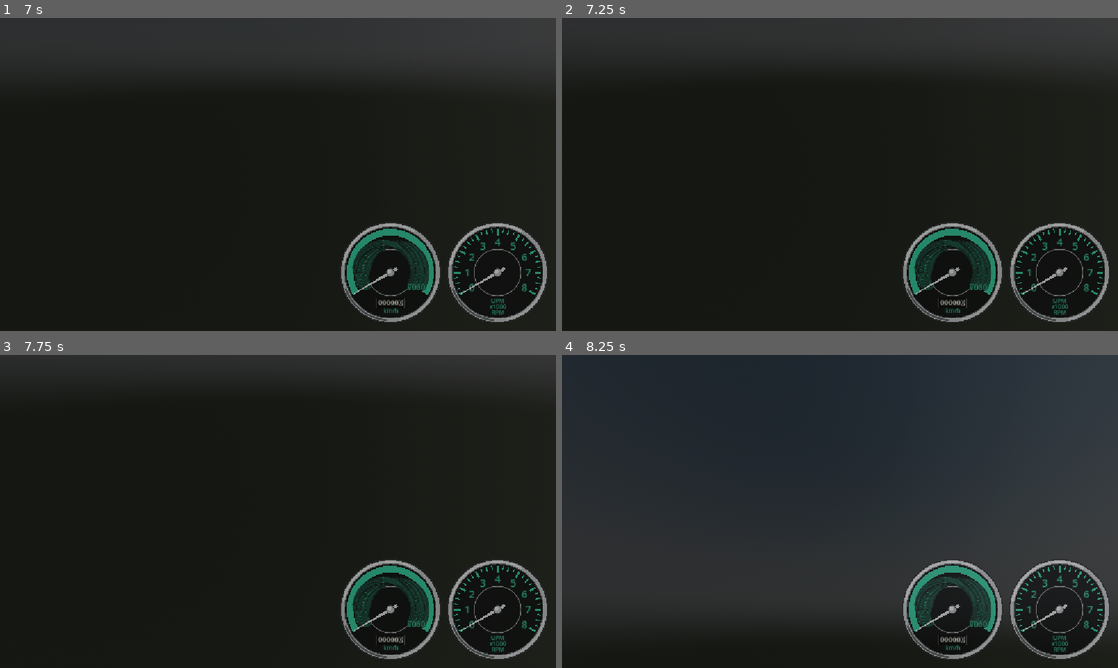
Above: before the commit, frames 1-4 (two rows, left to right).
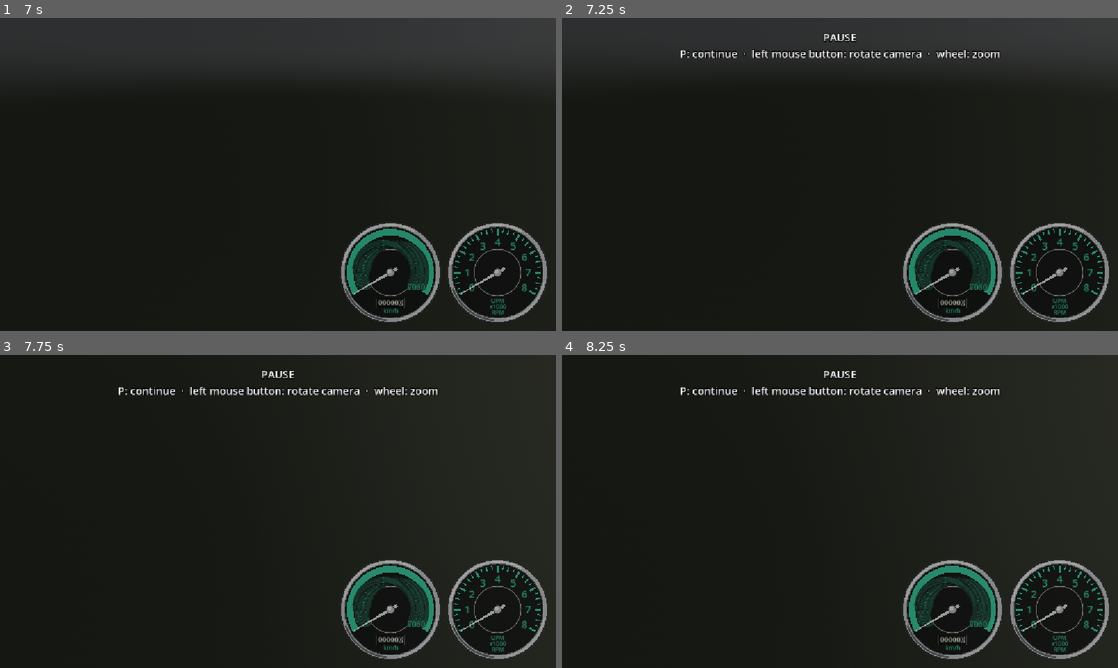
Above: after the commit, the same moments.

Repository: jandohnal/Stuttgart-speed-2026
Game: Godot game, scene res://tests/drive_test.tscn
Two runs of this game, one before a commit and one after it. Both use one fixed random seed, a clock stepped at 60 frames per second and the inputs below. This scene is started directly instead of the project's main scene.
Inputs (mouse positions are in pixels of both pictures, inside the frame that each line leads up to):
- Up to frame 1 (7 s): tap Enter at 0.5, 0.6, 2.1, 3.6, 5.1, 6.6 s; move the mouse to (400, 158) at 0.52 s; hold D (steer_right) 0.53-1.25 s; click (400, 158) at 0.67 s; tap R (reset_car) every 1.5 s from 1.25 to 5.75 s; drag from (166, 190) to (250, 237) at 1.27 s; move the mouse to (333, 105) at 2.02 s; hold D (steer_right) 2.03-2.75 s; click (333, 105) at 2.17 s; drag from (250, 237) to (111, 127) at 2.77 s; move the mouse to (444, 221) at 3.52 s; hold A (steer_left) 3.53-4.25 s; click (444, 221) at 3.67 s; tap Escape (menu) at 4.15 s; drag from (111, 127) to (194, 96) at 4.27 s; move the mouse to (305, 174) at 5.02 s; hold S (brake) 5.03-5.75 s; click (305, 174) at 5.17 s; tap F2 (telemetry) at 5.65 s; drag from (194, 96) to (166, 190) at 5.77 s; move the mouse to (400, 158) at 6.52 s; hold W (accelerate) from 6.53 s (still down); click (400, 158) at 6.67 s
- Up to frame 2 (7.25 s): keep holding W (accelerate); tap P (pause, bound only after the commit) at 7.15 s
- Up to frame 3 (7.75 s): release W (accelerate) at 7.25 s; drag from (166, 527) to (250, 574) at 7.27 s
- Up to frame 4 (8.25 s): tap R (reset_car) at 8 s; move the mouse to (895, 442) at 8.02 s; hold S (brake) from 8.03 s (still down); tap Enter at 8.1 s; click (895, 442) at 8.17 s

Frame 1 is identical in both runs. In frame 2, 0.9% of the frame differs, in the area x 21-79%, y 4-13%; in frame 3, 1.4%; in frame 4, 73%, in the area x 0-100%, y 0-82%.

Commit message:
tuning

Diff:
--- a/game/scripts/follow_camera.gd
+++ b/game/scripts/follow_camera.gd
@@ -1,21 +1,69 @@
+class_name FollowCamera
 extends Camera3D
-## Chase camera behind the car (car front is -Z).
+## Chase camera behind the car (car front is -Z). While the game is paused it orbits the car:
+## drag with the left mouse button to rotate, mouse wheel to zoom.
 
 @export var target_path: NodePath
 @export var distance := 6.0
 @export var height := 2.4
 @export var look_height := 1.0
 @export var smoothing := 6.0
+@export var orbit_sensitivity := 0.005  ## radians per pixel of mouse drag
+@export var orbit_min_distance := 2.5
+@export var orbit_max_distance := 30.0
 
 var target: Node3D
+var _orbiting := false
+var _yaw := 0.0
+var _pitch := 0.0
+var _orbit_distance := 0.0
 
 
 func _ready() -> void:
 	target = get_node_or_null(target_path) as Node3D
+	process_mode = Node.PROCESS_MODE_ALWAYS  # orbits while the tree is paused
+
+
+## Free orbit around the car (pause), starting from where the chase camera is now.
+func set_orbit(on: bool) -> void:
+	_orbiting = on and target != null
+	if not _orbiting:
+		return
+	var offset := global_position - _orbit_center()
+	_orbit_distance = clampf(offset.length(), orbit_min_distance, orbit_max_distance)
+	_yaw = atan2(offset.x, offset.z)
+	_pitch = asin(clampf(offset.y / maxf(offset.length(), 0.001), -1.0, 1.0))
+
+
+func _orbit_center() -> Vector3:
+	return target.global_position + Vector3.UP * look_height
+
+
+func _unhandled_input(event: InputEvent) -> void:
+	if not _orbiting:
+		return
+	var motion := event as InputEventMouseMotion
+	if motion != null and motion.button_mask & MOUSE_BUTTON_MASK_LEFT:
+		_yaw -= motion.relative.x * orbit_sensitivity
+		_pitch = clampf(_pitch + motion.relative.y * orbit_sensitivity, -0.2, 1.45)
+	var button := event as InputEventMouseButton
+	if button != null and button.pressed:
+		if button.button_index == MOUSE_BUTTON_WHEEL_UP:
+			_orbit_distance = maxf(_orbit_distance * 0.9, orbit_min_distance)
+		elif button.button_index == MOUSE_BUTTON_WHEEL_DOWN:
+			_orbit_distance = minf(_orbit_distance / 0.9, orbit_max_distance)
+
+
+func _process(_delta: float) -> void:
+	if not _orbiting:
+		return
+	var dir := Vector3(sin(_yaw) * cos(_pitch), sin(_pitch), cos(_yaw) * cos(_pitch))
+	global_position = _orbit_center() + dir * _orbit_distance
+	look_at(_orbit_center())
 
 
 func _physics_process(delta: float) -> void:
-	if target == null:
+	if target == null or _orbiting or get_tree().paused:
 		return
 	var xf := target.global_transform
 	var back := Vector3(xf.basis.z.x, 0.0, xf.basis.z.z).normalized()
--- a/game/scripts/main.gd
+++ b/game/scripts/main.gd
@@ -213,6 +213,7 @@
 	"repair": [KEY_F5],
 	"fullscreen": [KEY_F11],
 	"menu": [KEY_ESCAPE],
+	"pause": [KEY_P],
 }
 const LOG_FIELDS := ["time", "speed_kmh", "rpm", "gear", "throttle", "brake", "steer_deg", "lat_g", "long_g",
 	"engine_nm", "load_f", "load_r", "slip_fl", "slip_fr", "slip_rl", "slip_rr",
@@ -236,10 +237,18 @@
 var car_style := 0  ## [styleN] of the car's model in use (CarStyle), 0 = model without styles
 var _log: FileAccess
 var _log_time := 0.0
+var _pause_label := Label.new()
 
 
 func _ready() -> void:
+	# Main handles the pause key while the tree is paused; everything under it pauses except the
+	# camera (orbits the car) and the pause label.
+	process_mode = Node.PROCESS_MODE_ALWAYS
+	for child in get_children():
+		_make_pausable(child)
+	child_entered_tree.connect(_make_pausable)
 	_setup_input()
+	_setup_pause_label()
 	_apply_options()
 	# The HUD scales with the window: project setting display/window/stretch (canvas_items).
 	GameSettings.go_fullscreen()
@@ -251,7 +260,7 @@
 	var folder := "GameData/Track/%s/" % track_name
 	var track := OriginalAssets.load_gltf(folder + track_name + ".gltf")
 	if track != null:
-		Materials.setup_track(track)
+		Materials.setup_track(track, folder + track_name + ".gltf")
 		add_child(track)
 		_add_track_collision(track)
 		var objects: Variant = OriginalAssets.load_json(folder + track_name + "_objects.json")
@@ -471,6 +480,27 @@
 			InputMap.action_add_event(action, event)
 
 
+func _make_pausable(child: Node) -> void:
+	if child.process_mode == Node.PROCESS_MODE_INHERIT:
+		child.process_mode = Node.PROCESS_MODE_PAUSABLE
+
+
+func _setup_pause_label() -> void:
+	var layer := CanvasLayer.new()
+	layer.process_mode = Node.PROCESS_MODE_ALWAYS
+	layer.layer = 10
+	add_child(layer)
+	_pause_label.text = "PAUSE\nP: continue  ·  left mouse button: rotate camera  ·  wheel: zoom"
+	_pause_label.horizontal_alignment = HORIZONTAL_ALIGNMENT_CENTER
+	_pause_label.set_anchors_and_offsets_preset(Control.PRESET_CENTER_TOP, Control.PRESET_MODE_MINSIZE, 24)
+	_pause_label.grow_horizontal = Control.GROW_DIRECTION_BOTH
+	_pause_label.add_theme_font_size_override("font_size", 22)
+	_pause_label.add_theme_constant_override("outline_size", 6)
+	_pause_label.add_theme_color_override("font_outline_color", Color.BLACK)
+	_pause_label.visible = false
+	layer.add_child(_pause_label)
+
+
 func _add_track_collision(track: Node3D) -> void:
 	for group: String in SOLID_GROUPS:
 		var node := track.find_child(group, true, false)
@@ -546,8 +576,13 @@
 
 
 func _unhandled_input(event: InputEvent) -> void:
-	if event.is_action_pressed("menu"):
+	if event.is_action_pressed("pause"):
+		_set_paused(not get_tree().paused)
+	elif event.is_action_pressed("menu"):
+		_set_paused(false)
 		_back_to_menu()
+	elif get_tree().paused:
+		return
 	elif event.is_action_pressed("reset_car"):
 		_reset_car(_nearest_slice())
 	elif event.is_action_pressed("telemetry"):
@@ -559,6 +594,13 @@
 		DisplayServer.window_set_mode(DisplayServer.WINDOW_MODE_WINDOWED if full else DisplayServer.WINDOW_MODE_FULLSCREEN)
 
 
+## Pause freezes the simulation, sounds and HUD; the camera then orbits the car with the mouse.
+func _set_paused(on: bool) -> void:
+	get_tree().paused = on
+	($Camera as FollowCamera).set_orbit(on)
+	_pause_label.visible = on
+
+
 func _toggle_log() -> void:
 	if _log != null:
 		_log.close()
@@ -576,7 +618,7 @@
 
 
 func _physics_process(delta: float) -> void:
-	if _log == null or car.telemetry.is_empty():
+	if _log == null or get_tree().paused or car.telemetry.is_empty():
 		return
 	_log_time += delta
 	var row := PackedStringArray()
--- a/game/scripts/materials.gd
+++ b/game/scripts/materials.gd
@@ -299,9 +299,20 @@
 }
 ## The detail darkens on average by about (dark + bright) / 2; the base colour makes up for it.
 const DETAIL_COMPENSATION := 1.1
-
-
-static func setup_track(track: Node3D) -> void:
+## Extra maps made for the original textures, next to the track glTF in advanced/
+## <texture>_<kind>.png (<texture> = the base colour PNG without extension), each one optional.
+## Kinds: normal (OpenGL, +Y up), ambient (occlusion), specular (turned into roughness) and
+## displacement (white = high, parallax). Any size: the maps follow the UVs.
+const ADVANCED_DIR := "advanced"
+## Roughness from the specular map: 1 - SPECULAR_GLOSS * specular (0.5 -> 0.78, 1.0 -> 0.55).
+const SPECULAR_GLOSS := 0.45
+## Parallax depth in hundredths of one texture tile (road tile about 6 m: 0.3 = about 2 cm).
+## Plain parallax: deep parallax looked the same from behind the car and cost 5 FPS more.
+const HEIGHTMAP_SCALE := 0.3
+
+
+## gltf: the track's glTF relative to the data root; its advanced/ maps are added when given.
+static func setup_track(track: Node3D, gltf := "") -> void:
 	if track == null:
 		return
 	var seen := {}
@@ -334,6 +345,83 @@
 		if not seen.has(m):
 			seen[m] = true
 			_prepare(m)
+	if not gltf.is_empty():
+		_add_advanced(seen.keys(), gltf)
+
+
+## Adds the advanced/ maps to the materials; returns how many materials got at least one.
+static func _add_advanced(materials: Array, gltf: String) -> int:
+	var dir := gltf.get_base_dir().path_join(ADVANCED_DIR)
+	if not DirAccess.dir_exists_absolute(OriginalAssets.path(dir)):
+		return 0
+	# The loaded textures have no names: match by material name through the glTF itself.
+	var json: Variant = OriginalAssets.load_json(gltf)
+	if not json is Dictionary:
+		return 0
+	var stems := _texture_stems(json)
+	var cache := {}
+	var count := 0
+	for m: StandardMaterial3D in materials:
+		var stem: String = stems.get(m.resource_name, "")
+		if stem.is_empty():
+			continue
+		var base := dir.path_join(stem)
+		var normal := _advanced_map(base + "_normal.png", cache)
+		var ambient := _advanced_map(base + "_ambient.png", cache)
+		var roughness := _advanced_map(base + "_specular.png", cache)
+		var height := _advanced_map(base + "_displacement.png", cache)
+		if normal != null:
+			m.normal_enabled = true
+			m.normal_texture = normal
+		if ambient != null:
+			m.ao_enabled = true
+			m.ao_texture = ambient
+			m.ao_texture_channel = BaseMaterial3D.TEXTURE_CHANNEL_RED
+		if roughness != null:
+			m.roughness = 1.0
+			m.roughness_texture = roughness
+			m.roughness_texture_channel = BaseMaterial3D.TEXTURE_CHANNEL_RED
+		if height != null:
+			m.heightmap_enabled = true
+			m.heightmap_texture = height
+			m.heightmap_scale = HEIGHTMAP_SCALE
+		if normal != null or ambient != null or roughness != null or height != null:
+			count += 1
+	return count
+
+
+## Material name -> file name (without extension) of its base colour texture.
+static func _texture_stems(gltf: Dictionary) -> Dictionary:
+	var out := {}
+	var textures: Array = gltf.get("textures", [])
+	var images: Array = gltf.get("images", [])
+	for mat: Dictionary in gltf.get("materials", []):
+		var pbr: Dictionary = mat.get("pbrMetallicRoughness", {})
+		if not pbr.has("baseColorTexture"):
+			continue
+		var image: Dictionary = images[int(textures[int(pbr["baseColorTexture"]["index"])]["source"])]
+		out[str(mat.get("name", ""))] = str(image.get("uri", "")).get_file().get_basename()
+	return out
+
+
+## One map from advanced/ (shared between materials through cache), null when the file is missing.
+static func _advanced_map(relative: String, cache: Dictionary) -> Texture2D:
+	if cache.has(relative):
+		return cache[relative]
+	var tex: Texture2D = null
+	var file := OriginalAssets.path(relative)
+	if FileAccess.file_exists(file):
+		var img := Image.load_from_file(file)
+		if img != null:
+			if img.is_compressed():
+				img.decompress()
+			img.convert(Image.FORMAT_RGBA8)
+			if relative.ends_with("_specular.png"):
+				img.adjust_bcs(SPECULAR_GLOSS, -1.0, 1.0)  # 1 - SPECULAR_GLOSS * specular
+			img.generate_mipmaps(relative.ends_with("_normal.png"))
+			tex = ImageTexture.create_from_image(img)
+	cache[relative] = tex
+	return tex
 
 
 static func _materials(node: Node) -> Array[StandardMaterial3D]:
--- a/game/tests/car_orbit_test.gd
+++ b/game/tests/car_orbit_test.gd
@@ -107,7 +107,7 @@
 	var folder := "GameData/Track/%s/" % TRACK
 	var track := OriginalAssets.load_gltf(folder + TRACK + ".gltf")
 	if track != null:
-		Materials.setup_track(track)
+		Materials.setup_track(track, folder + TRACK + ".gltf")
 		add_child(track)
 		var simd := track.find_child("simd", true, false) as Node3D
 		if simd != null:
--- a/game/tests/drive_test.gd
+++ b/game/tests/drive_test.gd
@@ -1,10 +1,14 @@
 extends Node
 ## Headless drive test for the phase 2 prototype:
-##   godot --headless --path game res://tests/drive_test.tscn [-- --track=farmland --car=935race --log-impacts]
+##   godot --headless --path game res://tests/drive_test.tscn [-- --track=farmland --car=935race --log-impacts --time=120 --corner-g=0.9]
 ## Loads the main scene, lets the car settle, then drives flat out along the road (skidpad unless
 ## --track is given; steering towards road slices ahead, braking only for corners ahead that
 ## need more than CORNER_G at the current speed), measures 0-100 km/h, speed after ACCEL_TIME and the
 ## braking distance from 100 km/h, prints a report and quits.
+## Crests: every time all four wheels leave the road it logs the jump (speed, v^2/(R g) of the
+## crest ahead, air time, height above the road, springs at full droop before take-off, bounces),
+## where R is the vertical radius of the road from the slopes of the SimD slices. A ratio above 1
+## means even a perfectly sprung car must leave the road there; below 1 the suspension threw it.
 
 const SETTLE_TIME := 1.5
 const ACCEL_TIME := 40.0
@@ -12,6 +16,7 @@
 const CORNER_G := 0.55  # lateral acceleration the driver plans corners for
 const BRAKE_G := 0.45  # deceleration the driver plans with
 const PLAN_SLICES := 40  # how far ahead the driver looks for corners (~240 m)
+const CREST_WINDOW := 0.5  # s before take-off searched for the crest and the spring extension
 
 var main: Node3D
 var car: Car
@@ -36,6 +41,17 @@
 var odo_start := -1.0  ## car.odometer_m when accelerating starts
 var path_m := 0.0  ## distance travelled by the body since then
 var last_pos := Vector3.ZERO
+var accel_time := ACCEL_TIME
+var ride_height := 0.0  ## body origin above the road after settling, m
+var recent: Array = []  ## [t, crest ratio, all springs at full droop] over the last CREST_WINDOW
+var jump: Dictionary = {}  ## the jump in progress
+var jumps: Array = []
+var light_ticks := 0  ## ticks with under half the weight on the wheels (on the ground)
+var corner_g := CORNER_G
+var crest_ticks := 0  ## ticks on the ground over a crest (v^2/(R g) > 0.2)
+var thrown_ticks := 0  ## of those, ticks with the load over 20 % of the weight below what the crest allows
+var worst_deficit := {"deficit": 0.0}  ## largest (allowed - actual) load share and where
+var max_crest := 0.0  ## highest v^2/(R g) met
 
 
 func _ready() -> void:
@@ -48,6 +64,11 @@
 		car.damage.log_impacts = true
 	car.contact_monitor = true
 	car.max_contacts_reported = 8
+	for arg in OS.get_cmdline_user_args():
+		if arg.begins_with("--time="):
+			accel_time = arg.trim_prefix("--time=").to_float()
+		elif arg.begins_with("--corner-g="):
+			corner_g = arg.trim_prefix("--corner-g=").to_float()
 
 
 func _physics_process(delta: float) -> void:
@@ -77,6 +98,7 @@
 		"settle":
 			if t >= SETTLE_TIME:
 				settle_report = _settle_report()
+				ride_height = _height_above_road()
 				phase = "accelerate"
 				t = 0.0
 		"accelerate":
@@ -84,6 +106,7 @@
 				odo_start = car.odometer_m
 				last_pos = car.global_position
 			_steer_along_road()
+			_track_crests()
 			if prev_rpm >= 0.0:
 				max_rpm_step = maxf(max_rpm_step, absf(car.rpm - prev_rpm))
 			prev_rpm = car.rpm
@@ -110,7 +133,7 @@
 			max_lat_g = maxf(max_lat_g, absf(float(car.telemetry.get("lat_g", 0.0))))
 			if t_100 < 0.0 and speed >= 100.0:
 				t_100 = t
-			if t >= ACCEL_TIME:
+			if t >= accel_time:
 				end_speed = speed
 				Input.action_release("accelerate")
 				Input.action_release("brake")
@@ -148,7 +171,7 @@
 		var step := _v(a["position"]).distance_to(_v(b["position"]))
 		var turn := _v(a["forward"]).angle_to(_v(b["forward"]))
 		if step > 0.01 and turn > 1e-4:
-			var corner := sqrt(CORNER_G * 9.81 * step / turn)  # v^2 = a * radius
+			var corner := sqrt(corner_g * 9.81 * step / turn)  # v^2 = a * radius
 			best = minf(best, sqrt(corner * corner + 2.0 * BRAKE_G * 9.81 * dist))
 		dist += step
 		i = j
@@ -209,7 +232,7 @@
 		main.track_name, track_parts, main.road_slices.size(), main.start_slice, main.prop_counts])
 	print("  settle: ", settle_report)
 	print("  0-100 km/h: %s" % ("%.1f s" % t_100 if t_100 >= 0.0 else "not reached"))
-	print("  speed after %.0f s: %.0f km/h (max %.0f), max lateral %.2f g" % [ACCEL_TIME, end_speed, top_speed, max_lat_g])
+	print("  speed after %.0f s: %.0f km/h (max %.0f), max lateral %.2f g" % [accel_time, end_speed, top_speed, max_lat_g])
 	print("  odometer: %.0f m from the wheels, %.0f m travelled (%+.1f %%)" % [
 		car.odometer_m - odo_start, path_m, ((car.odometer_m - odo_start) / maxf(path_m, 1.0) - 1.0) * 100.0])
 	print("  gear shifts: %d, max engine speed change per tick %.0f rpm" % [shifts, max_rpm_step])
@@ -221,6 +244,7 @@
 			Array(car.damage.zone_damage).max()])
 	print("  body collisions: ", collisions if not collisions.is_empty() else "none")
 	print("  braking 100-0 km/h: %s" % ("%.1f m" % brake_distance if brake_distance >= 0.0 else "n/a"))
+	_crest_report()
 	print("  distance from road at end: %.1f m" % _distance_from_road())
 	get_tree().quit()
 
@@ -231,3 +255,106 @@
 		return -1.0
 	var p: Array = slices[main._nearest_slice()]["position"]
 	return Vector3(p[0], p[1], p[2]).distance_to(car.global_position)
+
+
+## Vertical curvature of the road at the car (1/m, positive over a crest) from the slopes of the
+## slices around it.
+func _crest_curvature() -> float:
+	var slices: Array = main.road_slices
+	if slices.size() < 5:
+		return 0.0
+	var a: int = main._nearest_slice()
+	var b: int = main.slice_ahead(a, 2)
+	var c: int = main.slice_ahead(b, 2)
+	if a == b or b == c:
+		return 0.0
+	var pa := _v(slices[a]["position"])
+	var pb := _v(slices[b]["position"])
+	var pc := _v(slices[c]["position"])
+	var d1 := pa.distance_to(pb)
+	var d2 := pb.distance_to(pc)
+	if d1 < 0.01 or d2 < 0.01:
+		return 0.0
+	var pitch1 := asin(clampf((pb.y - pa.y) / d1, -1.0, 1.0))
+	var pitch2 := asin(clampf((pc.y - pb.y) / d2, -1.0, 1.0))
+	return (pitch1 - pitch2) / (0.5 * (d1 + d2))
+
+
+## Body origin height above the road surface below it (ray down, the car excluded), m.
+func _height_above_road() -> float:
+	var from := car.global_position + Vector3.UP * 2.0
+	var query := PhysicsRayQueryParameters3D.create(from, from + Vector3.DOWN * 30.0)
+	query.exclude = [car.get_rid()]
+	var hit := car.get_world_3d().direct_space_state.intersect_ray(query)
+	return from.y - 2.0 - float(hit["position"].y) if not hit.is_empty() else -1.0
+
+
+func _track_crests() -> void:
+	var v := maxf(car.forward_speed, 0.0)
+	var ratio := v * v * _crest_curvature() / 9.81
+	max_crest = maxf(max_crest, ratio)
+	var contacts := 0
+	var load := 0.0
+	var droop := true
+	for w in car.wheels:
+		if w.contact:
+			contacts += 1
+		load += w.normal_load
+		droop = droop and (not w.contact or w.compression - car.droop_travel < -0.95 * car.droop_travel)
+	recent.append([t, ratio, droop])
+	while not recent.is_empty() and recent[0][0] < t - CREST_WINDOW:
+		recent.pop_front()
+	if contacts > 0 and load < 0.5 * car.mass * 9.81:
+		light_ticks += 1
+	# Load the crest geometry allows (highest ratio of the last CREST_WINDOW, the lenient side)
+	# against the load the suspension actually puts on the road.
+	var crest_now := 0.0
+	for r: Array in recent:
+		crest_now = maxf(crest_now, r[1])
+	if contacts > 0 and crest_now > 0.2:
+		crest_ticks += 1
+		var share := load / (car.mass * 9.81)
+		var deficit := maxf(1.0 - crest_now, 0.0) - share
+		if deficit > 0.2:
+			thrown_ticks += 1
+		if deficit > float(worst_deficit["deficit"]):
+			worst_deficit = {"deficit": deficit, "t": t, "kmh": v * 3.6, "crest": crest_now, "share": share}
+	if contacts == 0:
+		if jump.is_empty():
+			var crest := 0.0
+			var drooped := false
+			for r: Array in recent:
+				crest = maxf(crest, r[1])
+				drooped = drooped or r[2]
+			var bounce := not jumps.is_empty() and t - float(jumps[-1]["end"]) < 1.0
+			jump = {"start": t, "kmh": v * 3.6, "crest": crest, "droop": drooped, "height": 0.0, "bounce": bounce}
+		jump["height"] = maxf(jump["height"], _height_above_road() - ride_height)
+	elif not jump.is_empty():
+		jump["end"] = t
+		jump["landing"] = car.linear_velocity.y
+		jumps.append(jump)
+		jump = {}
+
+
+func _crest_report() -> void:
+	var air := 0.0
+	var thrown := 0
+	var bounces := 0
+	for j: Dictionary in jumps:
+		air += float(j["end"]) - float(j["start"])
+		if float(j["crest"]) < 1.0:
+			thrown += 1
+		if j["bounce"]:
+			bounces += 1
+	print("  crests: max v^2/(R g) %.2f, %d jumps (%d below 1, %d bounces), %.2f s in the air, %.2f s light (< 50 %% weight)" % [
+		max_crest, jumps.size(), thrown, bounces, air, light_ticks / float(Engine.physics_ticks_per_second)])
+	var tps := float(Engine.physics_ticks_per_second)
+	print("  load vs crest (driver %.2f g): %.2f s over crests, %.2f s with the load > 20 %% of the weight below 1 - v^2/(R g)" % [
+		corner_g, crest_ticks / tps, thrown_ticks / tps])
+	if worst_deficit.has("t"):
+		print("    worst: t %.1f, %.0f km/h, v2/Rg %.2f, allowed %.2f of the weight, actual %.2f" % [
+			worst_deficit["t"], worst_deficit["kmh"], worst_deficit["crest"], maxf(1.0 - float(worst_deficit["crest"]), 0.0), worst_deficit["share"]])
+	for j: Dictionary in jumps.slice(0, 20):
+		print("    t %5.1f  %4.0f km/h  v2/Rg %4.2f  air %.2f s  height %.2f m  droop before %s  landing %+.1f m/s%s" % [
+			j["start"], j["kmh"], j["crest"], float(j["end"]) - float(j["start"]), j["height"],
+			"yes" if j["droop"] else "no", j["landing"], "  (bounce)" if j["bounce"] else ""])
Not shown, added: game/scripts/car_parts.gd.uid
Not shown, added: game/tests/parts_test.gd.uid
Not shown, changed: docs/driving-model.md
